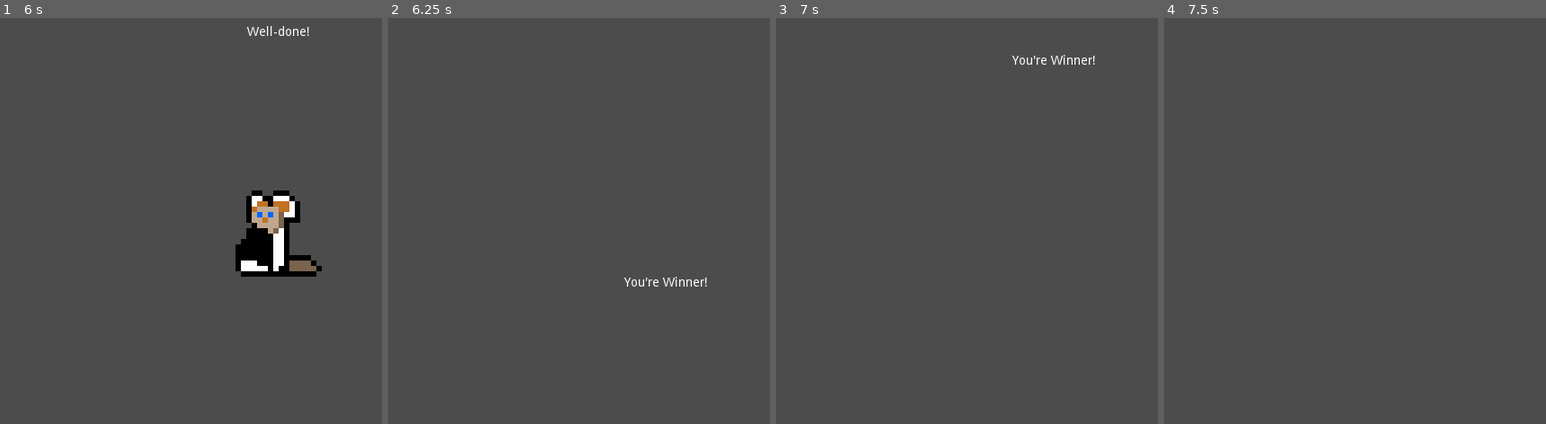
Above: before the commit, frames 1-4 (left to right).
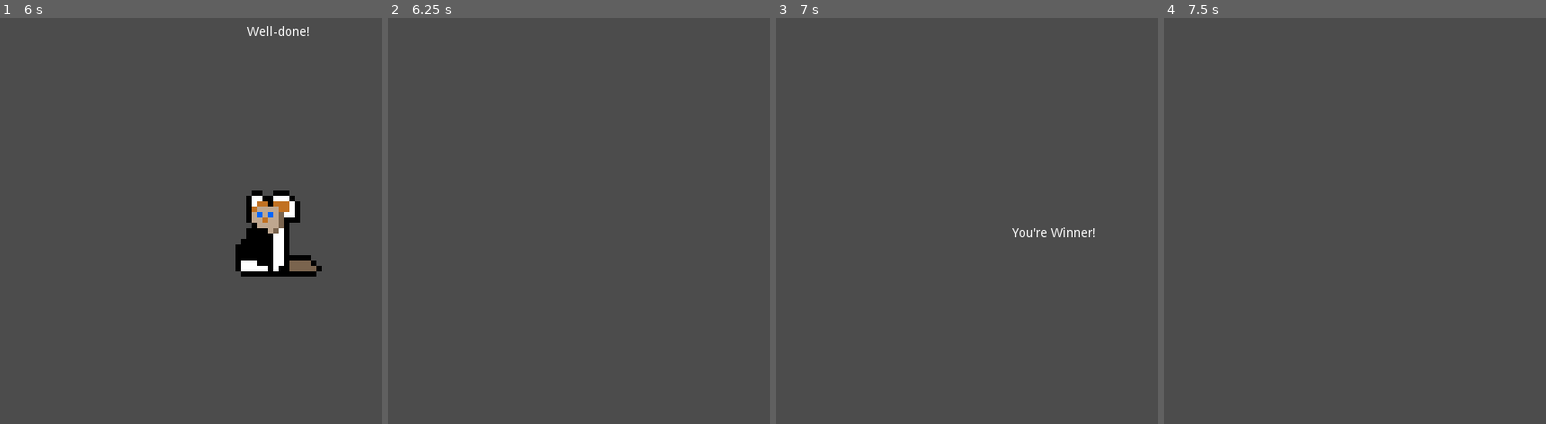
Above: after the commit, the same moments.

Repository: swashdev/minigame-madness
Game: Godot game, scene res://master/scenes/main.tscn
Same seed, same stepped clock (60 frames per second), same inputs: the game is played once before the commit and once after it.
Inputs:
- Up to frame 1 (6 s): hold Right (ui_right) 0.53-1.28 s; tap Space (ui_select) at 0.77, 1.52, 2, 3.02, 3.5, 3.77, 4.52, 5 s; tap Enter at 1.25, 2.75, 4.25 s; hold Down (ui_down) 1.28-2.03 s; hold Right (ui_right) 2.03-2.78 s; hold Up (ui_up) 2.78-3.53 s; hold Left (ui_left) 3.53-5.03 s; hold Down (ui_down) 5.03-5.78 s; hold Right (ui_right) from 5.78 s (still down)
- Up to frame 2 (6.25 s): keep holding Right (ui_right); tap Space (ui_select) at 6.02 s
- Up to frame 3 (7 s): release Right (ui_right) at 6.53 s; hold Up (ui_up) from 6.53 s (still down); tap Space (ui_select) at 6.77 s
- Up to frame 4 (7.5 s): release Up (ui_up) at 7.28 s; hold Right (ui_right) from 7.28 s (still down)

Frame 1 is identical in both runs. In frame 2, 0.2% of the frame differs, in the area x 61-84%, y 63-67%; in frame 3, 0.4%, in the area x 61-84%, y 9-54%; in frame 4, nothing differs.

Commit message:
use zoom-in-from-right anim for win/lose messages

Diff:
--- a/master/scripts/main.gd
+++ b/master/scripts/main.gd
@@ -110,7 +110,7 @@
 	played = played + 1
 	if list_minigames.size() == 0:
 		# Show a win message if there are no minigames left.
-		$InGameHUD.message( "You're Winner!" )
+		$InGameHUD.message( "You're Winner!", $InGameHUD.MESSAGE_FROM_RIGHT )
 	else:
 		get_minigame()
 		setup_minigame( current_minigame[0] )
@@ -150,7 +150,7 @@
 	minigames_lost = minigames_lost + current_minigame
 
 	if( lives <= 0 ):
-		$InGameHUD.message( "You lose!" )
+		$InGameHUD.message( "You lose!", $InGameHUD.MESSAGE_FROM_RIGHT )
 		minigame.queue_free()
 	else:
 		$InGameHUD.message( "Booooo!" )
